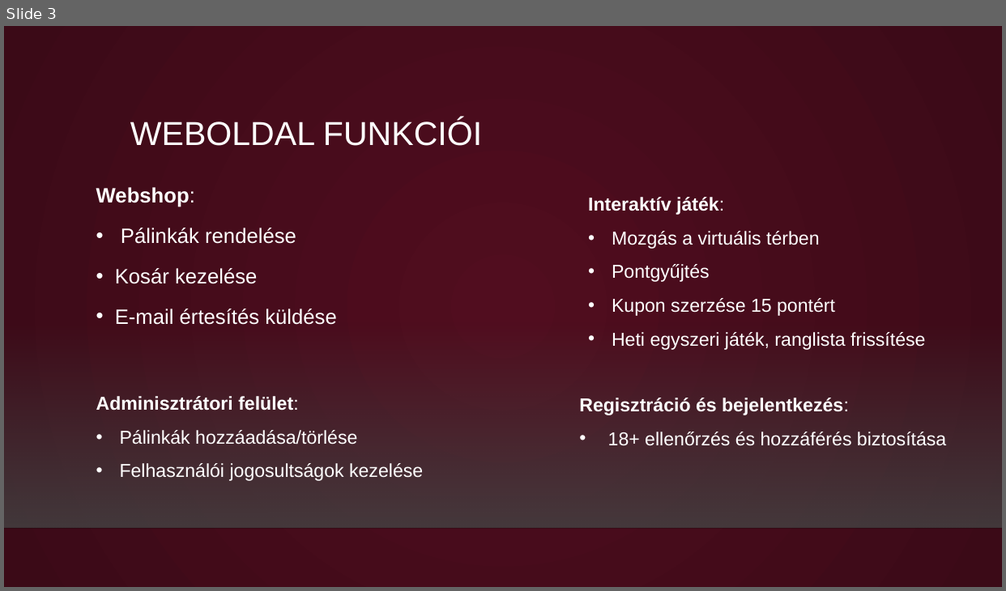
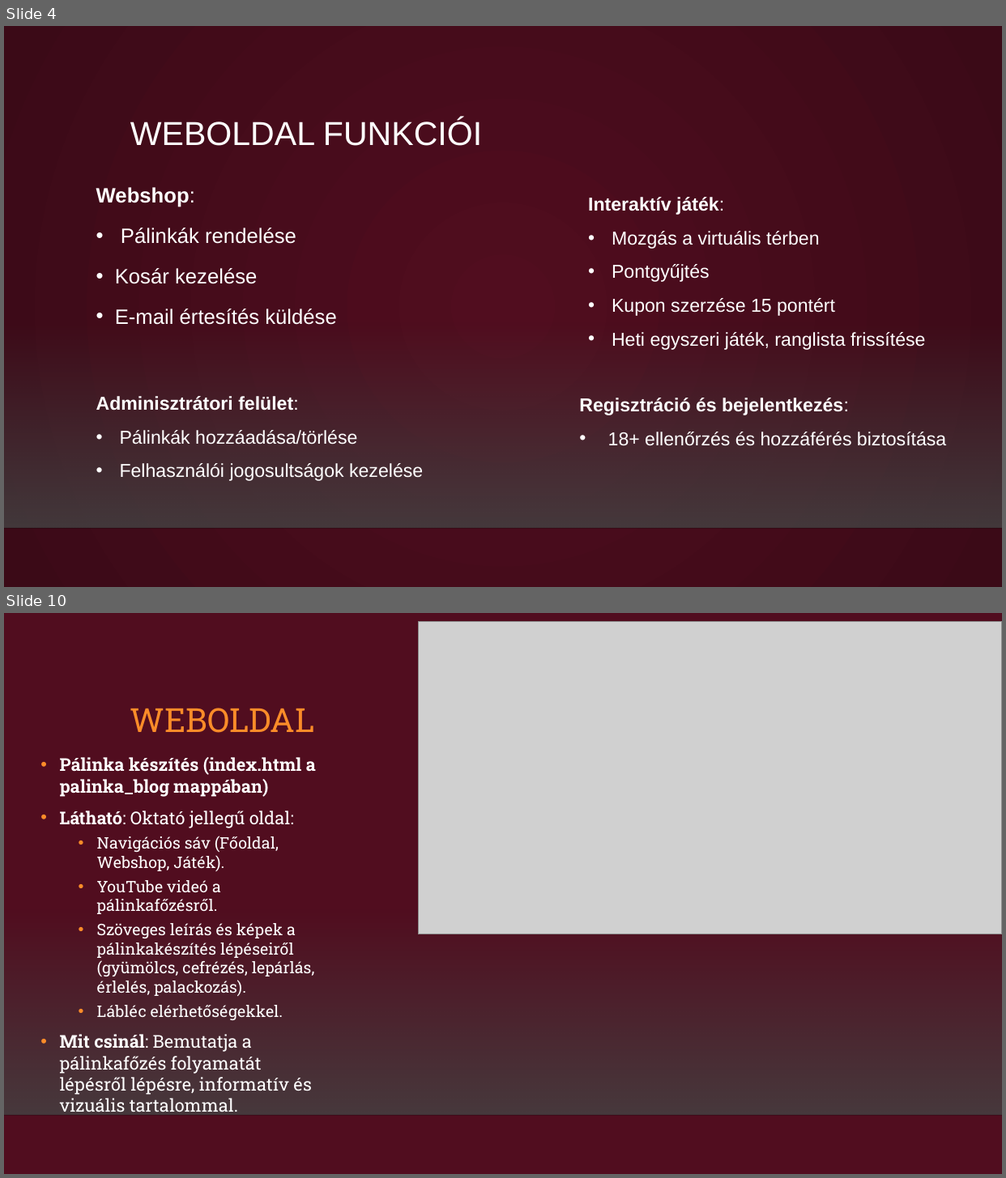
Before and after one commit to rozlev/Mestermunka, a slide deck: A pálinka mesterei/A pálinka mesterei.pptx. Shown one above the other, each under a label of ours: slide 3 before the commit, slides 4 and 10 after it; the slides between them are not shown. The pictures are 1006x591 and 1006x1178 pixels, drawn with LibreOffice and Linux fonts; fonts in the diff are those of the drawing; grey boxes stand for pictures; background and template pictures are left out. Boxes give left, top, right and bottom in pixels: in the first picture for what was removed or moved away, otherwise in the second. Text is boxed around its words. In the diff, an @@ line names an element or a change of style, - is before the commit and + after.

```diff
--- a/A pálinka mesterei/A pálinka mesterei.pptx
+++ b/A pálinka mesterei/A pálinka mesterei.pptx
@@ slide 10 added at [4, 613, 1002, 1174], background gradient #510D1F to #000000; not listed: 2 template elements that a slide beside it also shows @@
@@ picture added at [418, 621, 1002, 935] @@
@@ title added at [130, 708, 315, 733], 32 pt, text #FB8C29 @@
+WEBOLDAL
@@ text added at [60, 757, 316, 1118], 15.3 pt, text #FFFFFF @@
+• Pálinka készítés (index.html a palinka_blog mappában)
+• Látható: Oktató jellegű oldal:
+  • Navigációs sáv (Főoldal, Webshop, Játék).
+  • YouTube videó a pálinkafőzésről.
+  • Szöveges leírás és képek a pálinkakészítés lépéseiről (gyümölcs, cefrézés, lepárlás, érlelés, palackozás).
+  • Lábléc elérhetőségekkel.
+• Mit csinál: Bemutatja a pálinkafőzés folyamatát lépésről lépésre, informatív és vizuális tartalommal.
@@ what was slide 3 is now slide 4 @@
```
Also in this commit, not shown: 14 other slides added.
